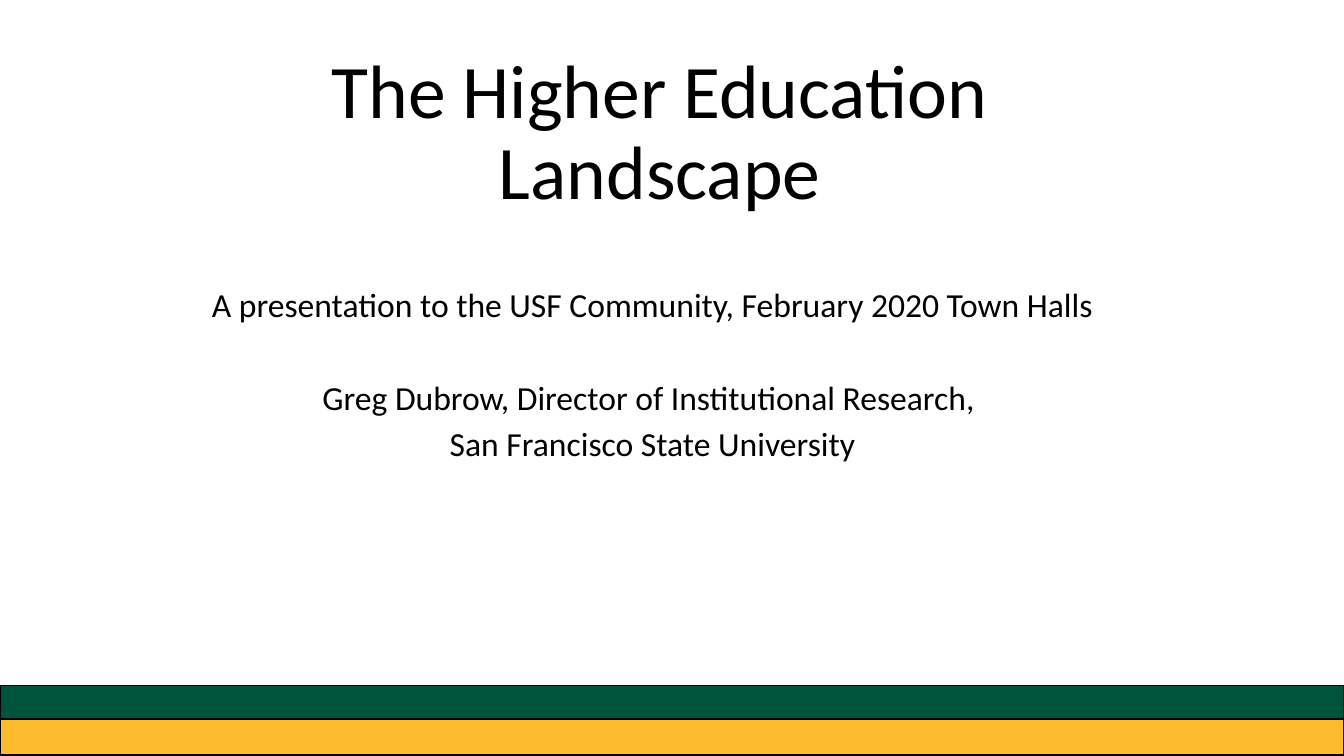
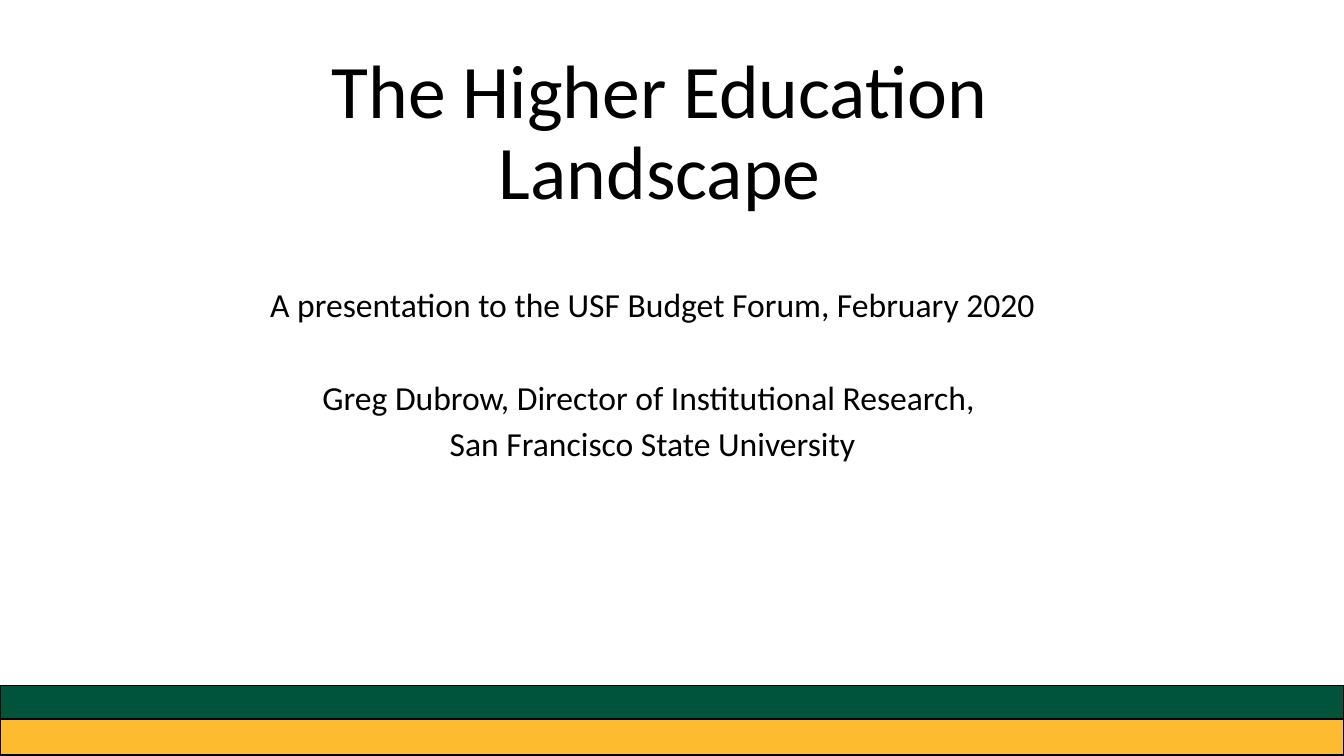
Before and after one commit to greg-dubrow/USF-talk-February-2020, a slide deck: slide 1 of usf_presentation_0220_gdubrow.pptx. Drawn at 1344x756 pixels with LibreOffice and Linux fonts; fonts in the diff are those of the drawing. Boxes give left, top, right and bottom in pixels: in the first picture for what was removed or moved away, otherwise in the second. Text is boxed around its words. In the diff, an @@ line names an element or a change of style, - is before the commit and + after.

```diff
--- a/usf_presentation_0220_gdubrow.pptx
+++ b/usf_presentation_0220_gdubrow.pptx
@@ subtitle at bbox=[270, 293, 1034, 323]: text changed @@
-A presentation to the USF Community, February 2020 Town Halls
+A presentation to the USF Budget Forum, February 2020
```
Also in this commit, not shown: 5 slides added, 2 slides removed, 6 other files.
